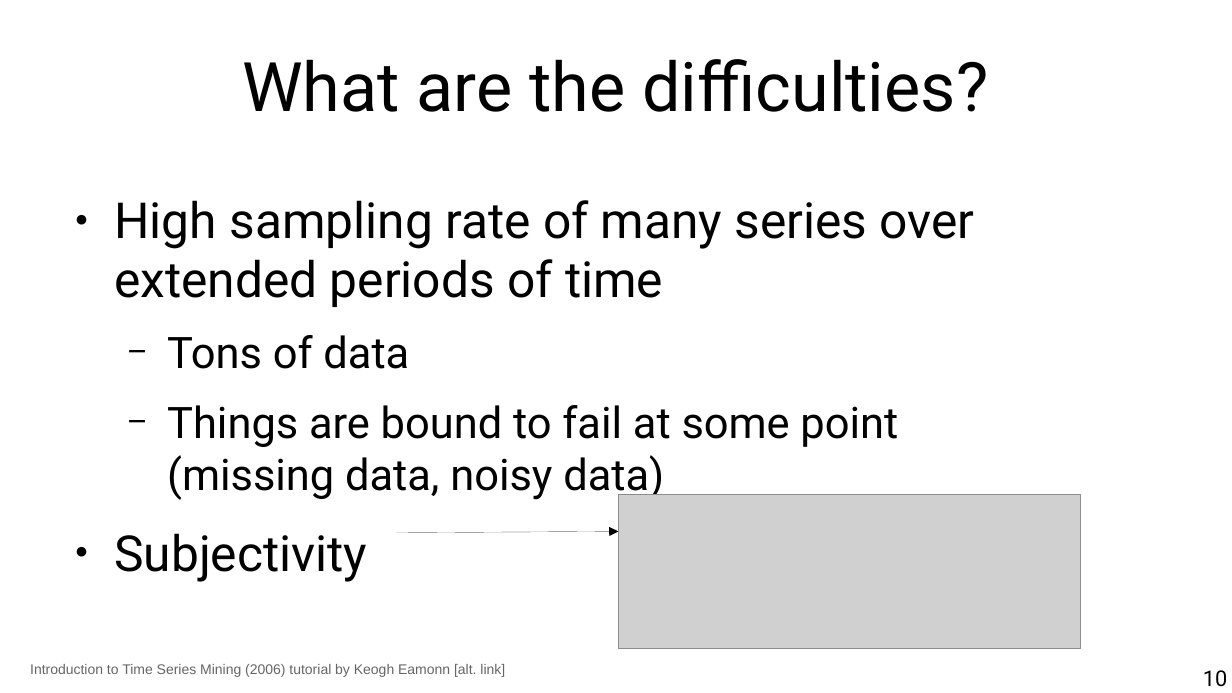
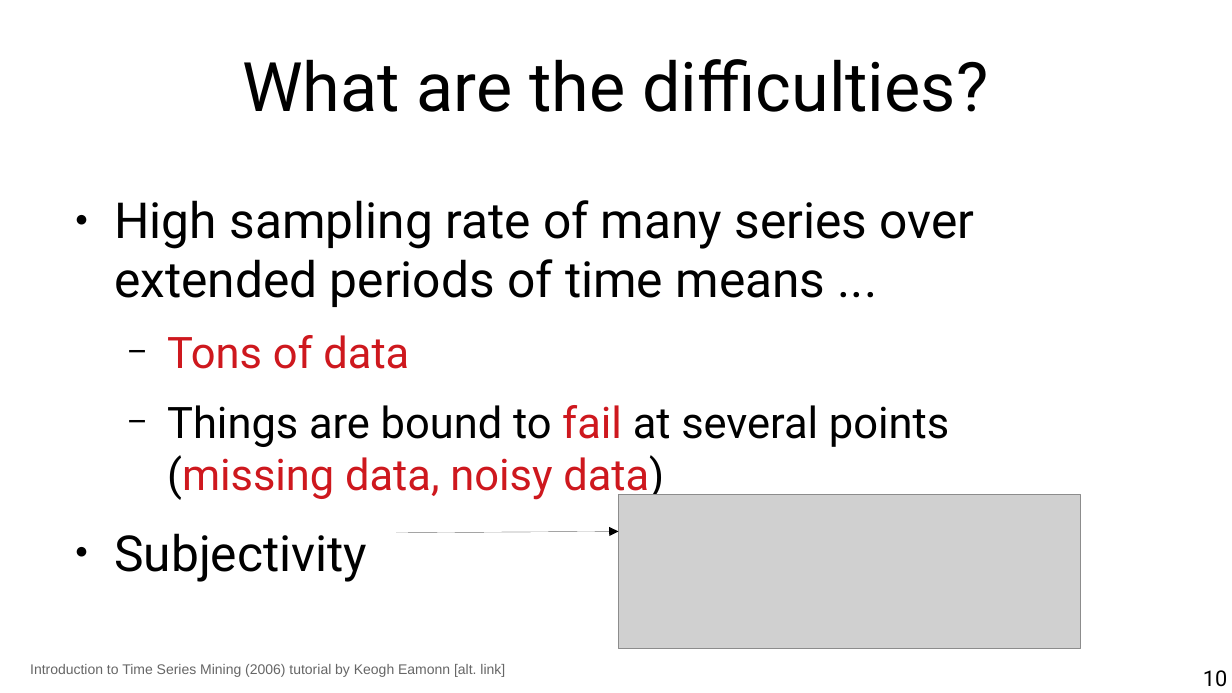
Before and after one commit to marco-calautti/data-mining-course, a slide deck: slide 10 of theory/tt11_time_series.odp. Drawn at 1232x693 pixels with LibreOffice and Linux fonts; fonts in the diff are those of the drawing; grey boxes stand for pictures. Boxes give left, top, right and bottom in pixels: in the first picture for what was removed or moved away, otherwise in the second. Text is boxed around its words. In the diff, an @@ line names an element or a change of style, - is before the commit and + after.

```diff
--- a/theory/tt11_time_series.odp
+++ b/theory/tt11_time_series.odp
@@ text at <box>114,200,975,307</box>: text changed @@
-● High sampling rate of many series over extended periods of time
+● High sampling rate of many series over extended periods of time means ...
@@ text at <box>167,335,409,369</box>: text colour #000000 to #CE181E in "Tons of data" @@
@@ text at <box>167,405,949,501</box>: text changed @@
-  − Things are bound to fail at some point
-    (missing data, noisy data)
+  − Things are bound to fail at several points
+    (missing data, noisy data)
```
Also in this commit, not shown: 32 other slides changed, 5 slides added, 2 slides removed.
